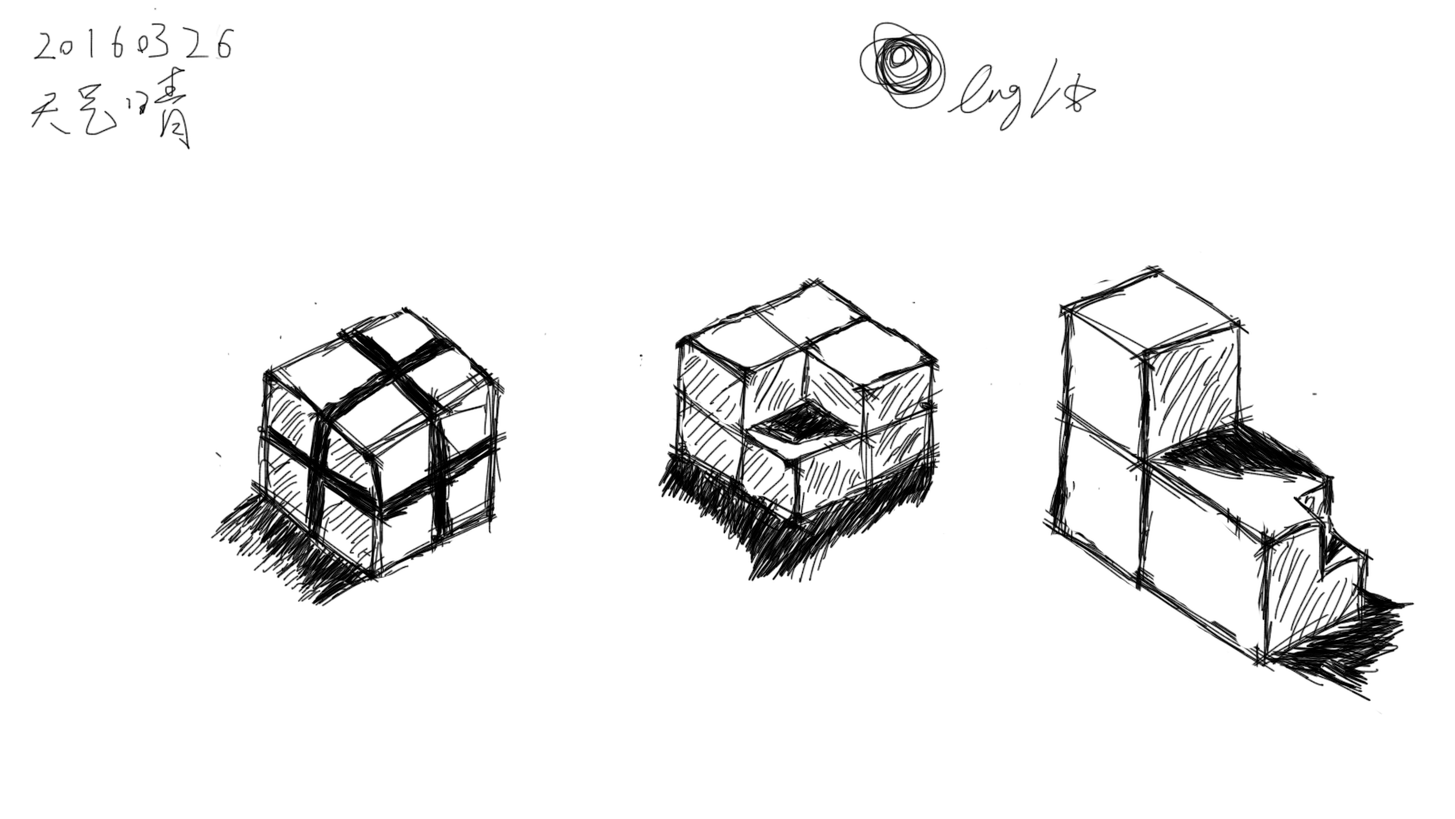
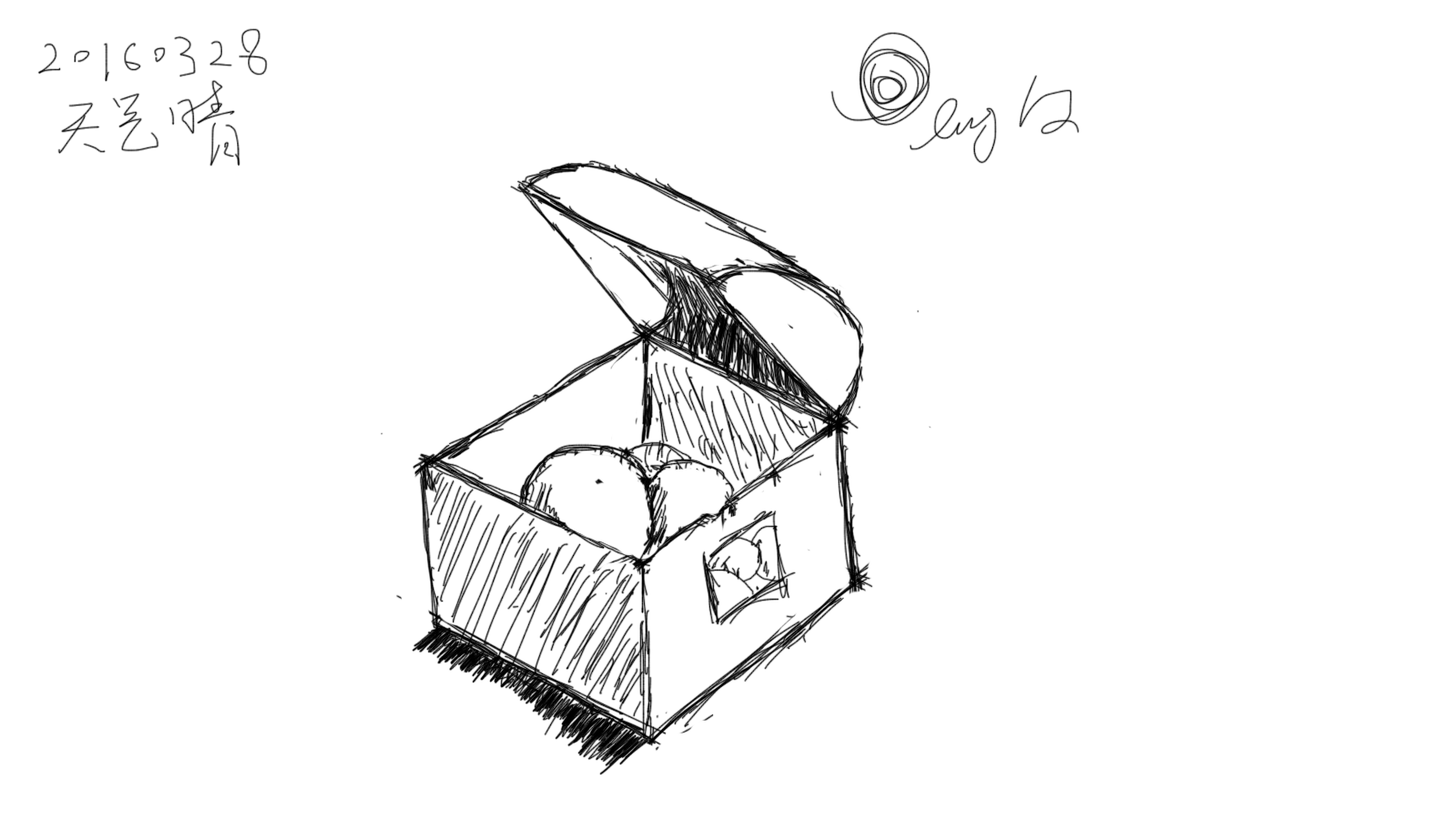
Two versions of the same layered image (1455px x 819px). Layer-by-layer changes:
added layer "图层 9" above "图层 8" over [37, 28, 1081, 775]
hid "图层 8" over [30, 7, 1416, 715]
